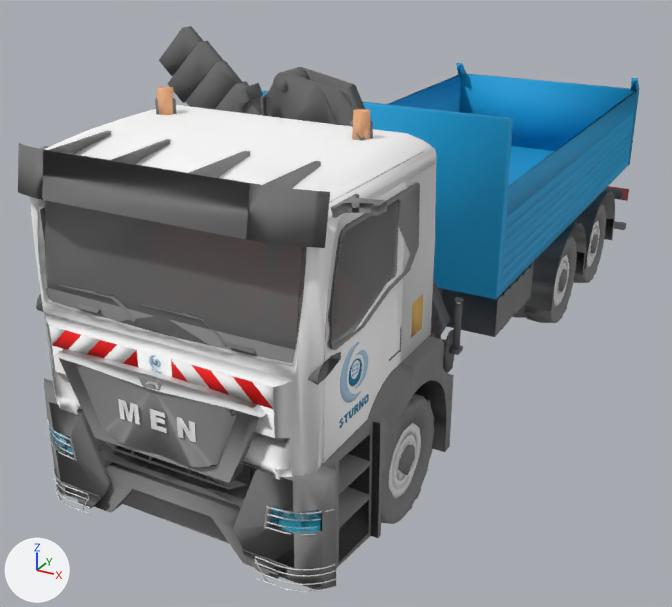
Two versions of the glTF model assets/models/camion-6x4-mantgs26-grue.glb, one commit apart.
Before and after are seen from a camera (50 mm lens) standing at (3.8, -8.42, 4.55) and looking at (-0.42, -0.75, 0.71). Lighting does not change. The marker at lower left points along +X, +Y and +Z. The first picture is the older version. Vertices at exactly the same position are counted once.

Before the edit, the objects in view are built like this:
```python
me_mesh_0 = bpy.data.meshes.new('Mesh_0')
me_mesh_0.from_pydata(...)  # 19342 vertices, 37654 faces; spans x -1.52..1.52, y -4.3..4.3, z 0.0..3.52
me_mesh_0.materials.append(mat_m0)  # grey #888888
me_mesh_0.materials.append(mat_m1)  # beige #ffbc89
me_mesh_0.materials.append(mat_m10)  # white #eaeaea
me_mesh_0.materials.append(mat_m11)  # grey #838383
me_mesh_0.materials.append(mat_m12)  # grey #7e7e7e
me_mesh_0.materials.append(mat_m13)  # pink #fb8585
me_mesh_0.materials.append(mat_m14)  # grey #a3a3a3
me_mesh_0.materials.append(mat_m15)  # cyan #00bce1
me_mesh_0.materials.append(mat_m16)  # grey #7c7c7c
me_mesh_0.materials.append(mat_m17)  # grey #737373
me_mesh_0.materials.append(mat_m2)  # red #f50000
me_mesh_0.materials.append(mat_m3)  # white #fefefe
me_mesh_0.materials.append(mat_m4)  # orange #e2b25d
me_mesh_0.materials.append(mat_m5)  # blue #b4d6f0
me_mesh_0.materials.append(mat_m6)  # cyan #0078a5
me_mesh_0.materials.append(mat_m7)  # cyan #00a2dd
me_mesh_0.materials.append(mat_m8)  # dark grey #676767
me_mesh_0.materials.append(mat_m9)  # yellow #f1db00
ob_mesh_0 = bpy.data.objects.new('Mesh_0', me_mesh_0)
ob_mesh_0.location = (0.0, 0.0, 0.0)
```
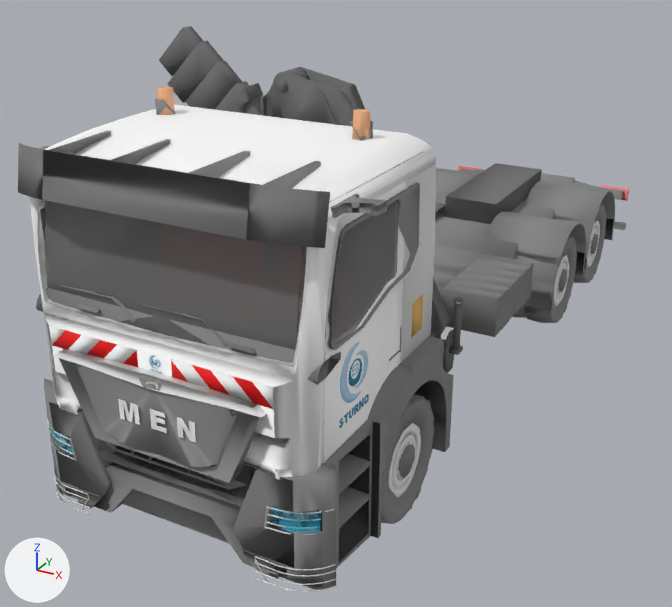
Boxes (x1, y1, x2, y2) around the edits, measured in the pictures (672 x 607 px; the box of a moved part takes in the faces that stretch with it):
```json
{"object": "Mesh_0", "change": "reshaped", "before": [18, 26, 639, 592], "after": [18, 26, 629, 592]}
{"part": 1, "of": "me_mesh_0", "change": "deleted", "before": [262, 63, 639, 299]}
{"part": 2, "of": "me_mesh_0", "change": "moved or reshaped", "before": [38, 98, 461, 592], "after": [38, 98, 462, 592]}
```

Edits to the scene script, one JSON object a line:
```json
{"block": "me_mesh_0", "where": "# used by ob_mesh_0; location = (0.0, 0.0, 0.0)"}
{"op": "remove", "block": "me_mesh_0", "code": "me_mesh_0.from_pydata(...)  # 19342 vertices, 37654 faces; spans x -1.52..1.52, y -4.3..4.3, z 0.0..3.52"}
{"op": "add", "block": "me_mesh_0", "code": "me_mesh_0.from_pydata(...)  # 19133 vertices, 37133 faces; spans x -1.52..1.52, y -4.3..4.3, z 0.0..3.52"}
{"block": "me_mesh_0", "change": "me_mesh_0 part 1: the loose piece of 214 vertices spanning x -1.08..1.37, y -1.06..4.13, z 1.25..2.85 is deleted"}
{"block": "me_mesh_0", "change": "me_mesh_0 part 2: 289 vertices moved from x -1.1..1.42, y -4.26..-1.32, z 0.3..3.11 to x -1.11..1.41, y -4.26..-1.32, z 0.3..3.1; 513 vertices removed from x -1.13..1.42, y -4.26..-1.32, z 0.22..3.2; 503 vertices added at x -1.12..1.41, y -4.26..-1.32, z 0.22..3.2"}
{"block": "me_mesh_0", "change": "other edits to the shape of me_mesh_0 do not show in these pictures"}
{"op": "remove", "block": "me_mesh_0", "code": "me_mesh_0.materials.append(mat_m7)  # cyan #00a2dd"}
```
